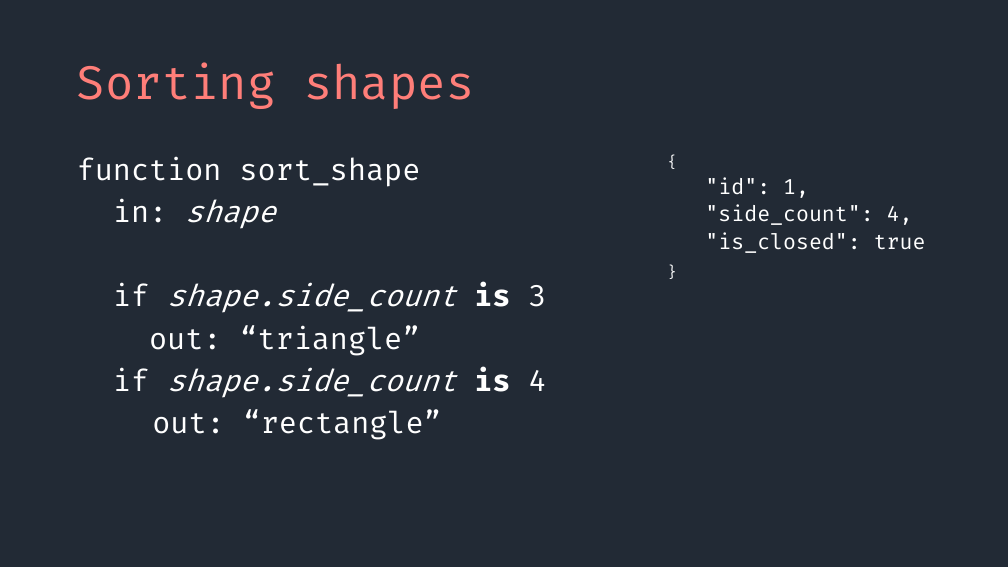
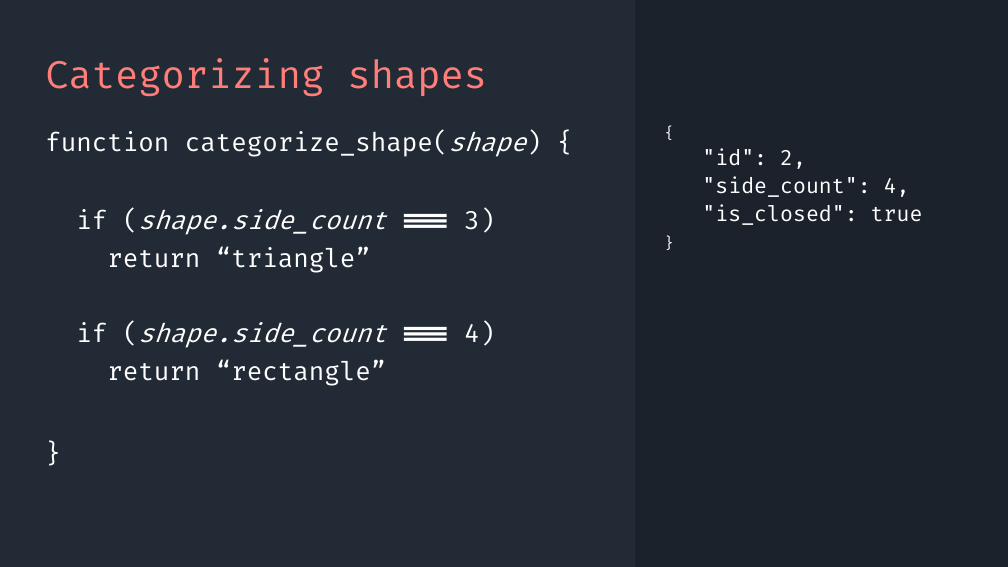
Before and after one commit to SeanMcP/college-career-day, a slide deck: slide 18 of presentation.pptx (slide 13 before the commit). Drawn at 1008x567 pixels with LibreOffice and Linux fonts; fonts in the diff are those of the drawing. Boxes give left, top, right and bottom in pixels: in the first picture for what was removed or moved away, otherwise in the second. Text is boxed around its words. In the diff, an @@ line names an element or a change of style, - is before the commit and + after.

Commit message:
Update presentation

```diff
--- a/presentation.pptx
+++ b/presentation.pptx
@@ rectangle added at [635, 0, 1008, 567], fill #1B222C @@
@@ title at [45, 58, 487, 97]: text changed; size 44 to 36 pt @@
-Sorting shapes
+Categorizing shapes
@@ text at [45, 131, 527, 386]: text changed; size 28 to 24 pt @@
-function sort_shape
-in: shape
-if shape.side_count is 3
-out: “triangle”
-if shape.side_count is 4
-out: “rectangle”
+function categorize_shape(shape) {
+if (shape.side_count === 3)
+return “triangle”
+if (shape.side_count === 4)
+return “rectangle”
+}
@@ text "{": place and size @@
-text "{" at [705, 177, 926, 253]
+text "{" at [702, 148, 923, 225]
@@ text at [702, 148, 806, 169]: text changed @@
-  "id": 1,
+  "id": 2,
```
Also in this commit, not shown: 8 other slides changed, 17 slides added.
